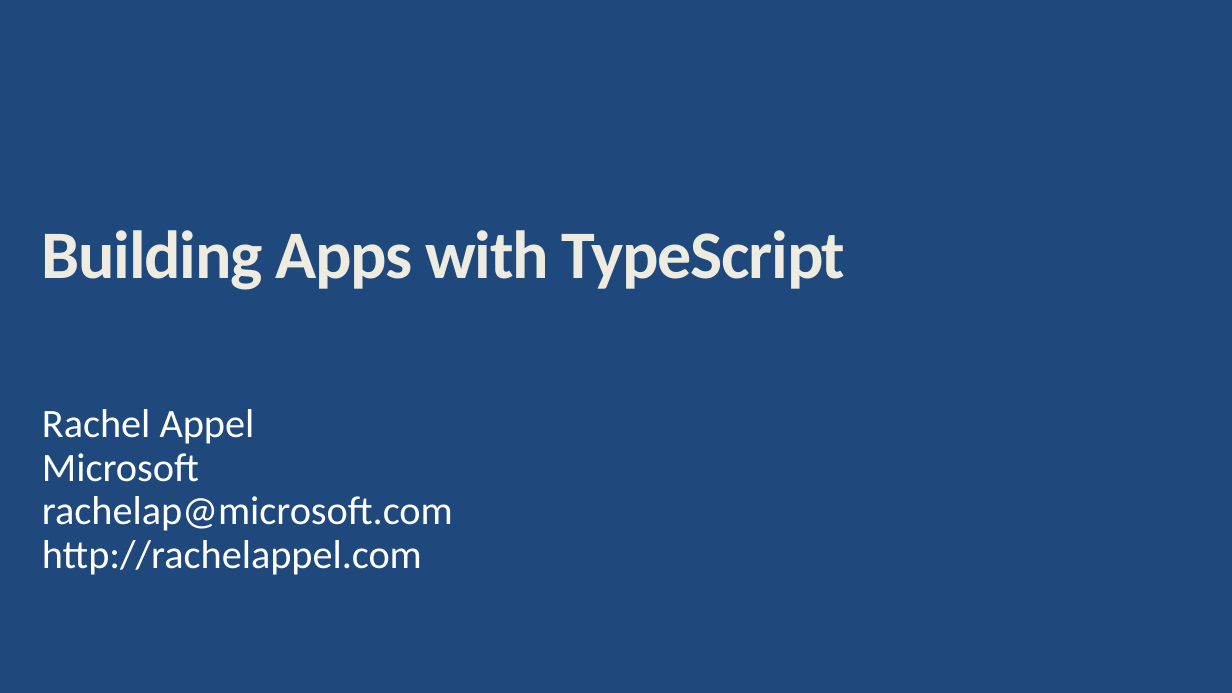
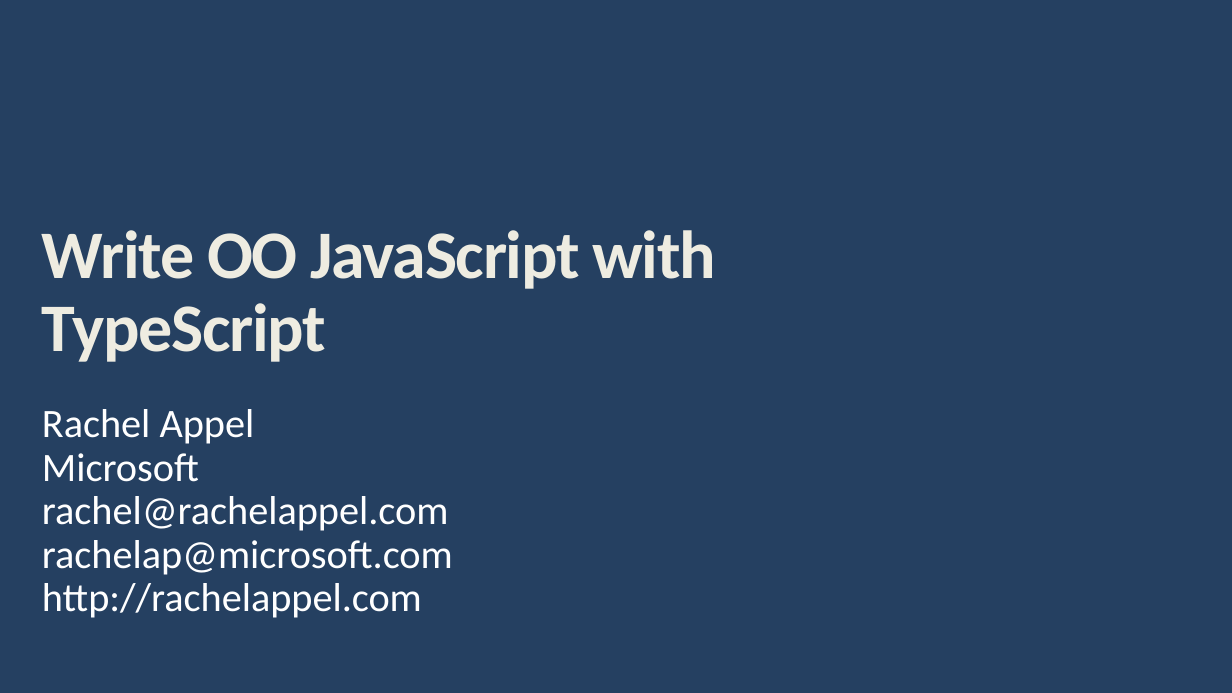
Before and after one commit to BionStt/presentations-2, a slide deck: slide 1 of TypeScript.pptx. Drawn at 1232x693 pixels with LibreOffice and Linux fonts; fonts in the diff are those of the drawing; background and template pictures are left out. Boxes give left, top, right and bottom in pixels: in the first picture for what was removed or moved away, otherwise in the second. Text is boxed around its words. In the diff, an @@ line names an element or a change of style, - is before the commit and + after.

Commit message:
TypeScript

```diff
--- a/TypeScript.pptx
+++ b/TypeScript.pptx
@@ background #1F497D to #254061 @@
@@ title at <box>42,230,716,362</box>: text changed @@
-Building Apps with TypeScript
+Write OO JavaScript with TypeScript
@@ text at <box>42,496,448,531</box>: paragraph added @@
+rachel@rachelappel.com
@@ rectangle at <box>27,620,220,674</box>: fill #1F497D to #254061 @@
```
Also in this commit, not shown: 10 other slides changed, 48 slides added, 3 slides removed.
